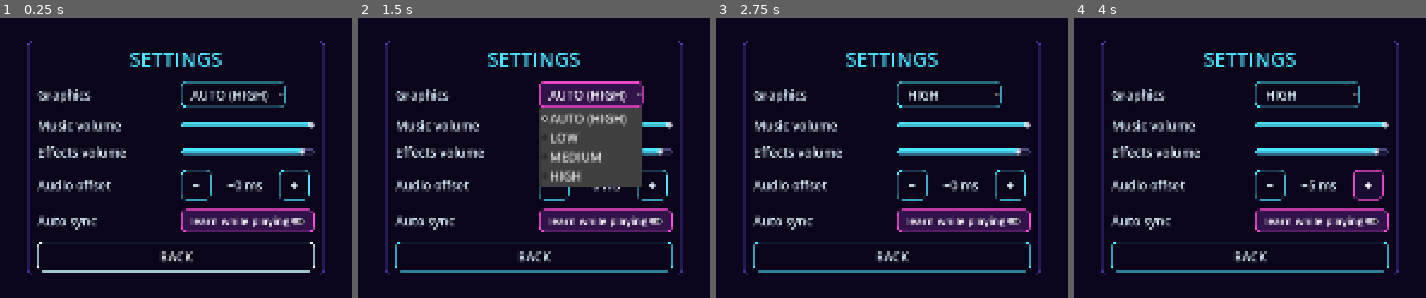
Above: before the commit, frames 1-4 (left to right).
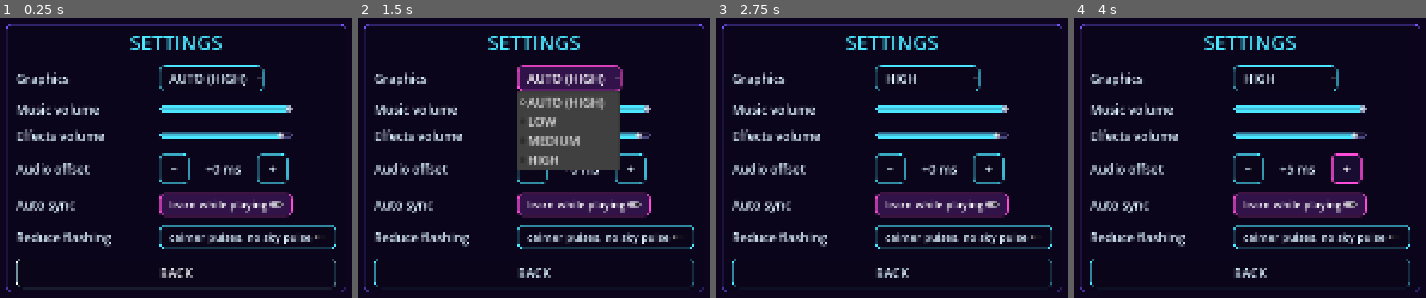
Above: after the commit, the same moments.

Repository: hangocdung/geoDash3d
Game: Godot game, scene res://tools/capture/previews/settings_preview.tscn
Two runs of this game, one before a commit and one after it. Both use one fixed random seed, a clock stepped at 60 frames per second and the inputs below. This scene is started directly instead of the project's main scene.
Inputs:
- Up to frame 1 (0.25 s): no input
- Up to frame 2 (1.5 s): click "BACK" at 0.5 s; click "AUTO (HIGH)" at 1.25 s
- Up to frame 3 (2.75 s): click "−" at 2 s
- Up to frame 4 (4 s): click "HIGH" at 2.75 s; click "+" at 3.5 s

The runs differ from the first frame. In frame 1, 24% of the frame differs, in the area x 1-99%, y 2-98%; in frame 2, 29%; in frame 3, 23%; in frame 4, 23%.

Commit message:
feat(vfx): sky brightens gently on the beat, with a Reduce flashing setting (GD3-094)
The visible sky (half-res pass) brightens with beat_pulse, mostly at the
horizon (~6-8% on downbeats); the radiance cubemap never reads it, so it is
not re-rendered. Settings > Reduce flashing turns the sky pulse off and
scales neon beat pulses and flashes to 35%.

Co-Authored-By: Claude Opus 5.5 <noreply@anthropic.com>

Diff:
--- a/src/core/user_settings.gd
+++ b/src/core/user_settings.gd
@@ -1,5 +1,5 @@
 # Autoload "UserSettings": per-player preferences persisted to user://settings.cfg
-# (audio calibration offset, quality tier, bus volumes). Applies volumes to the Music/SFX/UI buses.
+# (audio calibration offset, quality tier, bus volumes, reduce flashing). Applies volumes to the buses.
 # Related: src/core/song_clock.gd, src/core/quality_tier.gd, src/core/audio/audio_buses.gd
 extends Node
 
@@ -33,6 +33,12 @@
 		auto_offset = value
 		changed.emit()
 
+## Calmer visuals: no sky beat pulse, weaker neon beat pulses and flashes.
+var reduce_flashing: bool = false:
+	set(value):
+		reduce_flashing = value
+		changed.emit()
+
 var music_volume_db: float = 0.0:
 	set(value):
 		music_volume_db = clampf(value, -60.0, 6.0)
@@ -64,6 +70,7 @@
 	quality_tier = QualityTier.from_int(int(config.get_value(SECTION, "quality_tier", quality_tier)))
 	quality_auto = bool(config.get_value(SECTION, "quality_auto", true))
 	auto_offset = bool(config.get_value(SECTION, "auto_offset", true))
+	reduce_flashing = bool(config.get_value(SECTION, "reduce_flashing", false))
 	music_volume_db = float(config.get_value(SECTION, "music_volume_db", 0.0))
 	sfx_volume_db = float(config.get_value(SECTION, "sfx_volume_db", -2.0))
 
@@ -74,6 +81,7 @@
 	config.set_value(SECTION, "quality_tier", int(quality_tier))
 	config.set_value(SECTION, "quality_auto", quality_auto)
 	config.set_value(SECTION, "auto_offset", auto_offset)
+	config.set_value(SECTION, "reduce_flashing", reduce_flashing)
 	config.set_value(SECTION, "music_volume_db", music_volume_db)
 	config.set_value(SECTION, "sfx_volume_db", sfx_volume_db)
 	var error: Error = config.save(SETTINGS_PATH)
--- a/src/presentation/environment/environment_director.gd
+++ b/src/presentation/environment/environment_director.gd
@@ -1,6 +1,7 @@
 # Owns WorldEnvironment, sky and key light. Each frame it publishes the global shader parameters
 # (`beat_pulse`, `run_beat`, `player_distance`, `player_position`: all functions of the beat) and eases
-# glow/fog/background energy toward the current section's energy.
+# glow/fog/background energy toward the current section's energy. "Reduce flashing" turns off the sky's
+# beat pulse and scales the neon beat pulses and flashes down.
 # The sky material is never changed per frame: that would re-render its radiance map every frame.
 # Related: src/presentation/shaders/neon_sky.gdshader, tools/setup/configure_project.gd (shader globals)
 class_name EnvironmentDirector
@@ -14,11 +15,16 @@
 const PLAYER_POSITION_PARAMETER: StringName = &"player_position"
 const PULSE_SHARPNESS: float = 7.0
 const ENERGY_EASE_PER_SEC: float = 1.5
+## Sky horizon brightening per unit of beat pulse, and the pulse/flash scale under "reduce flashing".
+const SKY_BEAT_BRIGHTNESS: float = 0.2
+const REDUCED_FLASH_SCALE: float = 0.35
 const CALM_FOG: Color = Color(0.08, 0.05, 0.2)
 const HOT_FOG: Color = Color(0.17, 0.04, 0.2)
 
 var environment: Environment
 var _sky_material: ShaderMaterial
+## Last value given to the sky's `beat_brightness` (-1 = not set yet).
+var _sky_beat_brightness: float = -1.0
 var _context: LevelContext
 var _energy: float = 0.3
 var _flash: float = 0.0
@@ -31,6 +37,8 @@
 	var sky := Sky.new()
 	sky.sky_material = _sky_material
 	sky.radiance_size = Sky.RADIANCE_SIZE_64
+	_apply_flash_setting()
+	UserSettings.changed.connect(_apply_flash_setting)
 	environment = Environment.new()
 	environment.background_mode = Environment.BG_SKY
 	environment.sky = sky
@@ -71,14 +79,23 @@
 	var target_energy: float = section.energy if section != null else 0.3
 	_energy = move_toward(_energy, target_energy, delta * ENERGY_EASE_PER_SEC)
 	_flash = maxf(_flash - delta * 3.0, 0.0)
-	RenderingServer.global_shader_parameter_set(BEAT_PULSE_PARAMETER, _beat_pulse(beat) + _flash)
+	var flash_scale: float = REDUCED_FLASH_SCALE if UserSettings.reduce_flashing else 1.0
+	RenderingServer.global_shader_parameter_set(BEAT_PULSE_PARAMETER, (_beat_pulse(beat) + _flash) * flash_scale)
 	# Track position of the player (road level): rail streaks and the hazards' approach glow use it.
 	RenderingServer.global_shader_parameter_set(RUN_BEAT_PARAMETER, beat)
 	RenderingServer.global_shader_parameter_set(PLAYER_DISTANCE_PARAMETER, _context.chart.distance_at(beat))
 	RenderingServer.global_shader_parameter_set(PLAYER_POSITION_PARAMETER, _context.frame_at_beat(beat).origin)
-	environment.background_energy_multiplier = lerpf(0.85, 1.15, _energy) * (1.0 + _flash * 0.6)
-	environment.glow_intensity = lerpf(0.75, 1.15, _energy) + _flash * 0.6
+	environment.background_energy_multiplier = lerpf(0.85, 1.15, _energy) * (1.0 + _flash * 0.6 * flash_scale)
+	environment.glow_intensity = lerpf(0.75, 1.15, _energy) + _flash * 0.6 * flash_scale
 	environment.fog_light_color = CALM_FOG.lerp(HOT_FOG, _energy)
+
+
+## Changes the sky material only when the setting changes (each change re-renders the radiance map once).
+func _apply_flash_setting() -> void:
+	var brightness: float = 0.0 if UserSettings.reduce_flashing else SKY_BEAT_BRIGHTNESS
+	if brightness != _sky_beat_brightness:
+		_sky_beat_brightness = brightness
+		_sky_material.set_shader_parameter("beat_brightness", brightness)
 
 
 func _beat_pulse(beat: float) -> float:
--- a/src/presentation/shaders/neon_sky.gdshader
+++ b/src/presentation/shaders/neon_sky.gdshader
@@ -1,6 +1,7 @@
 // Synthwave night sky: vertical gradient, stars, a ringed planet and a warm horizon glow.
 // `energy` (0..1) follows the song section; `tint` shifts the palette per section.
 // Everything is evaluated in the half-resolution pass (the sky is smooth; ~4x cheaper per pixel on phones).
+// The visible background (not the radiance cubemap) brightens on the beat, mostly near the horizon.
 shader_type sky;
 render_mode use_half_res_pass;
 
@@ -12,6 +13,10 @@
 uniform float planet_size = 0.17;
 uniform float energy = 0.5;
 uniform vec3 tint : source_color = vec3(1.0);
+// Horizon brightening per unit of `beat_pulse` (0 = off, for "reduce flashing"). Only the background pass
+// reads the per-frame global, so the radiance map is never re-rendered for it.
+uniform float beat_brightness = 0.2;
+global uniform float beat_pulse;
 
 float hash(vec3 p) {
 	p = fract(p * vec3(443.897, 441.423, 437.195));
@@ -29,12 +34,14 @@
 	return step(0.965, h) * (1.0 - smoothstep(0.0, 0.35, d)) * brightness;
 }
 
-vec3 sky_color(vec3 dir, bool with_stars) {
+vec3 sky_color(vec3 dir, bool with_stars, float pulse) {
 	float height = dir.y;
 	vec3 color = mix(horizon_color, mid_color, smoothstep(-0.05, 0.25, height));
 	color = mix(color, zenith_color, smoothstep(0.2, 0.75, height));
 	color = mix(color, horizon_color * 0.25, smoothstep(0.0, -0.4, height));
 	color += horizon_color * exp(-abs(height) * 14.0) * (0.35 + energy * 0.5);
+	// Beat pulse: strongest at the horizon, almost still overhead; stars and planet stay steady.
+	color *= 1.0 + pulse * (1.0 - smoothstep(0.0, 0.6, abs(height)));
 	if (with_stars) {
 		color += vec3(0.9, 0.95, 1.0) * stars(dir) * smoothstep(0.0, 0.3, height);
 	}
@@ -65,9 +72,9 @@
 
 void sky() {
 	if (AT_CUBEMAP_PASS) {
-		COLOR = sky_color(EYEDIR, false);
+		COLOR = sky_color(EYEDIR, false, 0.0);
 	} else if (AT_HALF_RES_PASS) {
-		COLOR = sky_color(EYEDIR, true);
+		COLOR = sky_color(EYEDIR, true, beat_pulse * beat_brightness);
 	} else {
 		COLOR = HALF_RES_COLOR.rgb;
 	}
--- a/src/ui/menu/settings_panel.gd
+++ b/src/ui/menu/settings_panel.gd
@@ -1,4 +1,5 @@
-# Settings panel: quality tier, music volume and manual audio offset (±5 ms), saved to UserSettings.
+# Settings panel: quality tier, volumes, manual audio offset (±5 ms), auto sync and reduce flashing,
+# saved to UserSettings.
 # Related: src/core/user_settings.gd, src/ui/menu/main_menu.gd
 class_name SettingsPanel
 extends PanelContainer
@@ -60,6 +61,13 @@
 	auto_sync.toggled.connect(func(enabled: bool) -> void: UserSettings.auto_offset = enabled)
 	column.add_child(_row("Auto sync", auto_sync))
 
+	var calm := CheckButton.new()
+	calm.text = "calmer pulses, no sky pulse"
+	calm.button_pressed = UserSettings.reduce_flashing
+	calm.add_theme_font_size_override("font_size", 26)
+	calm.toggled.connect(func(enabled: bool) -> void: UserSettings.reduce_flashing = enabled)
+	column.add_child(_row("Reduce flashing", calm))
+
 	var back: Button = UiTheme.make_button("BACK", 300.0, 72.0, &"ui.back")
 	back.pressed.connect(_close)
 	column.add_child(back)
Not shown, changed: docs/architecture.md
Not shown, changed: docs/roadmap.md
